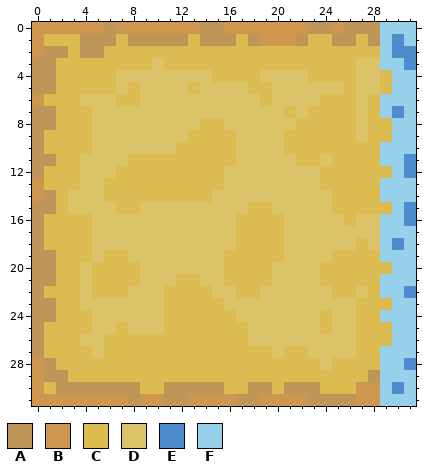
A pixel-art sprite gets an edit: phasertemplate-master/images/FondoYMapa/SabanaBordeHor.png. Above: the version before the commit.
The file is 32x32 pixels. Colours within 5 levels of each other are drawn and written as one.
Palette (. is transparent): A #bf9658  B #cf9650  C #dcbc50  D #dcc269  E #4e8ccd  F #97d0ea
Pixels before, first column x 0:
 0 BBBBBBABBBBBBBAABBBBBBBAABAAAFFF
 1 BCCCAAACAAAAACAAACABBBACCAACAFEF
 2 BAACAACCCCCCCCCCCCCCCCCCCCCCCFEE
 3 AACCCCCCCCDCCCCCCCCCCCCCCCCDDFFE
 4 AACCCCCDDDDDDDDCCCCDDDDCCCCDDCFF
 5 AACCCCCDCDDDDCDDDDCCDDDDDDCDDCFF
 6 BCCCDDDCCDDDDDDDDDDCDDDDCCCDCFFF
 7 AACCCDDDDDDDDDDDDDDDDCDCCCCDCFEF
 8 AACCCDDDDDDDDDCCDDDDDDCCCCCDCCFF
 9 ACCCCDDDDDDDDCCCCDDDDCCCCCCDCCFF
10 ACCCCDDDDDDDCCCCCDDDDCCCCCCCCFFF
11 AACCDDDDCCCCCCCCCDDDDDCCDCCCCFFE
12 ACCCDDDCCCCCCCCCDDDDDDDDCCCCCCFE
13 BCCCDDCCCCCCCCCCDDDDDDDDCCCCCFFF
14 BACDDDCCCCCCCCCDDDDDDDDDDCCCCFFF
15 AACDDDDCCDDDDDDDDDCCDDDDDCCCCCFE
16 ACCCCDDDDDDDDDDDDCCCCDDDDDCDDFFE
17 ACCCCDDDDDDDDDDDDCCCCDDDDDDDDFFF
18 ACCCCDDDDDDDDDDDDCCCCDDDDDDCDFEF
19 AACCCDCCDDDDDDDDCCCCCDDDDCCCCFFF
20 AACCDCCCCDDDDDDDCCCCDDDDCCCCCCFF
21 AACCDCCCCDDDCCDDCCCCDDDDCCCCCFFF
22 ACCCDCCCDDDCCCCDDCCDDDDDDCCDCFFE
23 AACCDDDDDDDCCCCCDDDDDDDDDDDCCCFF
24 AACCCDDDDDDCCCCCCDDDDDDDCDDCCFFF
25 ACCCCDDCDDDCCCCCCCDDDDDDCDDCCCFF
26 ACCCDDCCCCCCCCCCCCDDDDDDDDDCCCFF
27 ACCCCDCCCCCCCCCCCCCCDCCDDDDCCFFF
28 BACCCCCCCCCCCCCCCCCCCCCCDCCCCFFE
29 BAACCCCCCCCCCCCCCCCCCCCCCCCCAFFF
30 BCAAAAAAACCAAAAACCAACAAACCCBBFEF
31 BBBBBBBBABBAABBBBAABBBBAAAABBFFF
After:
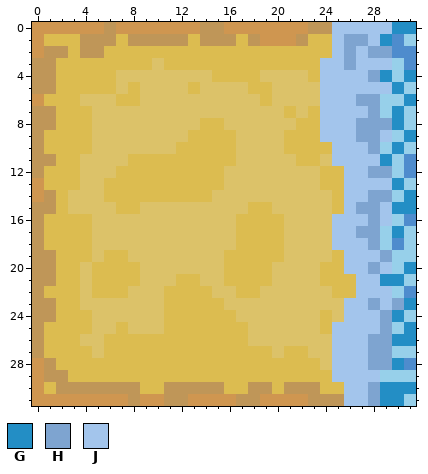
Colours new in this view: G #238ec5  H #7ea4d0  J #a3c5ec
Diff:
y 0: x 25..31 BAAAFFF -> JJJJJGG
y 1: x 25..29 AACAF -> JHHJG
y 2: x 25..29 CCCCF -> JHJHH
y 3: x 24..29 CCCDDF -> JJHJJJ
y 4: x 24..29 CCCDDC -> JJJJHG; x 31 F -> G
y 5: x 24..30 DDCDDCF -> JJJJJJG
y 6: x 24..28 CCCDC -> JJJHH; x 31 F -> G
y 7: x 24..28 CCCDC -> JJJJH; x 30 E -> G
y 8: x 24..30 CCCDCCF -> JJJHHHG
y 9: x 24..29 CCCDCC -> JJJHHJ; x 31 F -> G
y 10: x 25..28 CCCC -> JJJH; x 30 F -> G
y 11: x 25..29 CCCCF -> JJJJG
y 12: x 26..29 CCCC -> JJHH
y 13: x 26..30 CCCFF -> JJJJG
y 14: x 26..29 CCCF -> JJHH; x 31 F -> G
y 15: x 26..31 CCCCFE -> JHHJGG
y 16: x 25..29 DCDDF -> JJJHJ
y 17: x 25..28 DDDD -> JJHH; x 30 F -> G
y 18: x 25..28 DDCD -> JJJH
y 19: x 26..29 CCCF -> JJJH
y 20: x 26..29 CCCC -> JJHJ; x 31 F -> G
y 21: x 27..30 CCFF -> JJGG
y 22: x 27..29 DCF -> JJJ
y 23: x 26..31 DCCCFF -> JJHJHG
y 24: x 26..30 DCCFF -> JJJHG
y 25: x 25..29 DDCCC -> JJJJH; x 31 F -> G
y 26: x 25..31 DDCCCFF -> JJJHHGG
y 27: x 25..29 DDCCF -> JJJHH
y 28: x 25..30 CCCCFF -> JJJHHG
y 29: x 25..28 CCCA -> JJJJ
y 30: x 26..31 CBBFEF -> JJHGGG
y 31: x 26..30 ABBFF -> JJHGG
Boxes around the changes in both pictures, in picture pixels (x1, y1, x2, y2):
changed: (320, 22, 416, 406)
